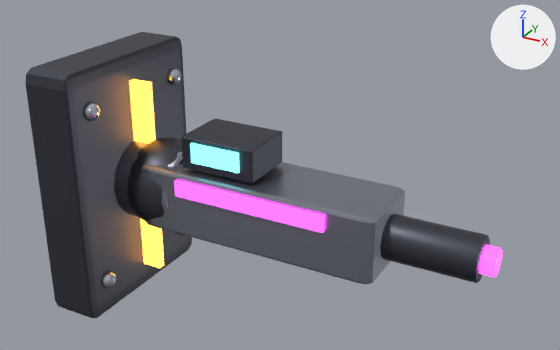
What one commit did to the glTF model assets/models/wall_gun.glb.
One viewpoint serves both versions: a 50 mm lens placed at (4.17, -4.49, 3.52), pointed at (1.64, 0.11, 1.22). Every picture has the same lights, and +X, +Y and +Z are marked at upper right. The first picture is the older version. Where no turn or scale is listed for an object, it has been applied to the vertices. Vertices at exactly the same position are counted once.
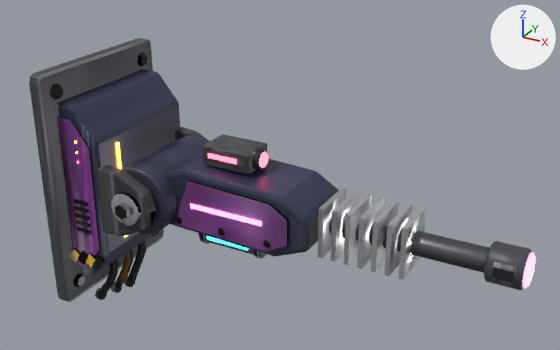
Location of each change, [x1, y1, x2, y2] in pixels of the pictures (560 x 350 px; the box of a moved part takes in the faces that stretch with it):
'body', reshaped, moved, rescaled (8% wider, 8% shorter)
    before: [25, 32, 192, 318]
    after: [29, 38, 210, 302]
'Cube.002', deleted
    before: [141, 162, 405, 284]
'gun_body', added
    after: [122, 136, 339, 259]
'barrel_mesh', added
    after: [317, 188, 536, 290]
'Cylinder.001', deleted
    before: [380, 214, 490, 283]
'Cube.004', deleted
    before: [181, 119, 282, 183]
'Cube.003', deleted
    before: [174, 180, 325, 233]
'Sphere.004', deleted
    before: [127, 137, 183, 222]
'sensor_pod', added
    after: [202, 134, 268, 174]
'Cube.005', deleted
    before: [190, 143, 240, 173]
'Cylinder.002', deleted
    before: [479, 245, 502, 277]
part 1 of me_cube, moved or reshaped
    before: [25, 32, 192, 318]
    after: [29, 38, 164, 302]
part 2 of me_cube, added
    after: [75, 275, 85, 286]
part 3 of me_cube, added
    after: [73, 273, 84, 287]
part 4 of me_cube, added
    after: [52, 86, 64, 98]
part 5 of me_cube, added
    after: [50, 83, 61, 100]
part 6 of me_cube, added
    after: [139, 55, 148, 65]
part 7 of me_cube, added
    after: [137, 52, 145, 67]
part 8 of me_cube, added
    after: [115, 203, 130, 220]
part 9 of me_cube, added
    after: [95, 288, 107, 300]
part 10 of me_cube, added
    after: [111, 281, 122, 293]
part 11 of me_cube, added
    after: [124, 276, 135, 287]
part 12 of me_cube, added
    after: [115, 142, 128, 238]
part 13 of me_cube, deleted
    before: [114, 141, 183, 216]
part 14 of me_cube, deleted
    before: [129, 79, 164, 268]
part 15 of me_cube, reshaped
    before: [83, 68, 184, 288]
    after: [55, 69, 210, 296]

Edits to the bpy script that builds the scene:
```text
Add mat_wall_gun_baked:
    mat_wall_gun_baked = bpy.data.materials.new('wall_gun_baked')
    # uses the picture img_wall_gun_albedo
    # uses the picture img_wall_gun_normal
    # uses the picture img_wall_gun_orm
Change me_cube:
    used by ob_body; location = (0.2, 0.0, 1.0); scale = (0.4, 1.4, 2.0)
    remove me_cube.from_pydata(...)  # 316 vertices, 604 faces; spans x -0.5..1.75, y -0.5..0.5, z -0.5..0.5
    remove me_cube.materials.append(mat_m00)  # dark grey #4b4d57
    remove me_cube.materials.append(mat_m01)  # light grey #ced1da
    remove me_cube.materials.append(mat_m02)  # brown #89591d, glowing orange #ffaa3f
    remove me_cube.materials.append(mat_m03)  # grey #999eaa
    add me_cube.from_pydata(...)  # 1586 vertices, 3000 faces; spans x -0.66..8.47, y -0.5..0.5, z -0.66..0.5
    me_cube part 1: the loose piece of 56 vertices spanning x -0.5..0.5, y -0.5..0.5, z -0.5..0.5 is scaled about its middle by 1.02, in mat_wall_gun_baked
    me_cube part 2: a new loose piece, a 6-sided cylinder along x spanning x 0.581..0.851, y -0.419..-0.35, z -0.442..-0.401, in mat_wall_gun_baked
    me_cube part 3: a new loose piece, a 10-sided cylinder along x spanning x 0.5..0.581, y -0.431..-0.338, z -0.451..-0.391, in mat_wall_gun_baked
    me_cube part 4: a new loose piece, a 6-sided cylinder along x spanning x 0.581..0.851, y -0.419..-0.35, z 0.401..0.442, in mat_wall_gun_baked
    me_cube part 5: a new loose piece, a 10-sided cylinder along x spanning x 0.5..0.581, y -0.431..-0.338, z 0.391..0.451, in mat_wall_gun_baked
    me_cube part 6: a new loose piece, a 6-sided cylinder along x spanning x 0.581..0.851, y 0.35..0.419, z 0.401..0.442, in mat_wall_gun_baked
    me_cube part 7: a new loose piece, a 10-sided cylinder along x spanning x 0.5..0.581, y 0.338..0.431, z 0.391..0.451, in mat_wall_gun_baked
    me_cube part 8: a new loose piece, a 6-sided cylinder along y spanning x 5.98..7.02, y -0.458..-0.412, z -0.032..0.032, in mat_wall_gun_baked
    me_cube part 9: a new loose piece, an 8-sided cylinder along x spanning x -0.5..0.0, y -0.177..-0.1, z -0.621..-0.568, in mat_wall_gun_baked
    me_cube part 10: a new loose piece, an 8-sided cylinder along x spanning x -0.5..0.0, y -0.023..0.054, z -0.642..-0.589, in mat_wall_gun_baked
    me_cube part 11: a new loose piece, an 8-sided cylinder along x spanning x -0.5..0.0, y 0.115..0.192, z -0.663..-0.611, in mat_wall_gun_baked
    me_cube part 12: a new loose piece, a box spanning x 4.05..4.25, y -0.242..-0.219, z -0.211..0.211, in mat_led_amber (brown #895e1d, glowing orange #ffb33f)
    me_cube part 13: the loose piece of 84 vertices spanning x 0.5..1.75, y -0.23..0.23, z -0.16..0.16 is deleted
    me_cube part 14: the loose piece of 8 vertices spanning x 0.17..0.92, y -0.02..0.02, z -0.4..0.4 is deleted
    me_cube part 15: 168 vertices removed from x 0.37..0.72, y -0.41..0.41, z -0.38..0.39; 1322 vertices added at x -0.66..8.47, y -0.43..0.43, z -0.65..0.38
    other edits to the shape of me_cube do not show in these pictures
    add me_cube.materials.append(mat_wall_gun_baked)
    add me_cube.materials.append(mat_led_amber)  # brown #895e1d, glowing orange #ffb33f
Change ob_body:
    ob_body.location: (0.2, 0.0, 1.0) -> (0.05, 0.0, 1.0)
    ob_body.scale: (0.4, 1.4, 2.0) -> (0.1, 1.3, 1.9)
Remove ob_cube_002:
    ob_cube_002 = bpy.data.objects.new('Cube.002', me_cube_002)
Remove ob_cube_003:
    ob_cube_003 = bpy.data.objects.new('Cube.003', me_cube_003)
Remove ob_cube_004:
    ob_cube_004 = bpy.data.objects.new('Cube.004', me_cube_004)
Remove ob_cube_005:
    ob_cube_005 = bpy.data.objects.new('Cube.005', me_cube_005)
Remove ob_cylinder_001:
    ob_cylinder_001 = bpy.data.objects.new('Cylinder.001', me_cylinder_001)
Remove ob_cylinder_002:
    ob_cylinder_002 = bpy.data.objects.new('Cylinder.002', me_cylinder_002)
Remove ob_sphere_004:
    ob_sphere_004 = bpy.data.objects.new('Sphere.004', me_sphere_004)
Add ob_sensor_pod:
    ob_sensor_pod = bpy.data.objects.new('sensor_pod', me_cube_023)  # 202 vertices, 388 faces; spans x -0.2..0.264, y -0.151..0.14, z -0.091..0.089; in mat_led_red (red #892730, glowing red #ff5061)
    ob_sensor_pod.location = (1.32, 0.0, 1.37)
Add ob_gun_body:
    ob_gun_body = bpy.data.objects.new('gun_body', me_cylinder_016)  # 700 vertices, 1308 faces; spans x -0.57..1.06, y -0.08..0.72, z -0.31..0.41; in mat_neon_magenta (purple #893678, glowing pink #ff6ce1), mat_neon_cyan (cyan #1d7f86, glowing cyan #41f3ff)
    ob_gun_body.location = (1.0, -0.316, 0.88)
Add ob_barrel_mesh:
    ob_barrel_mesh = bpy.data.objects.new('barrel_mesh', me_cube_025)  # 380 vertices, 712 faces; spans x -0.32..1.39, y -0.19..0.19, z -0.19..0.19; in mat_neon_magenta (purple #893678, glowing pink #ff6ce1)
    ob_barrel_mesh.location = (2.12, 0.0, 1.0)
```
